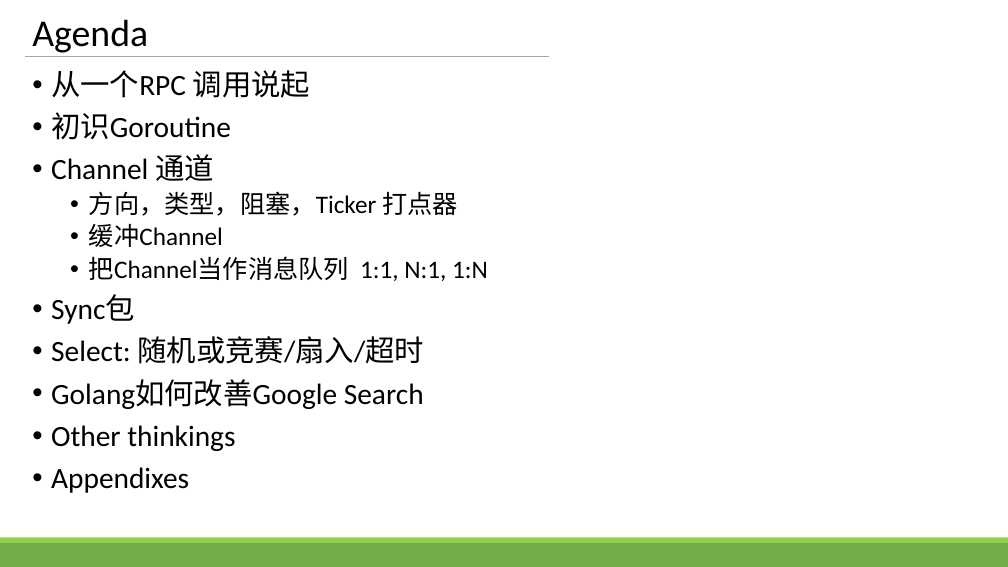
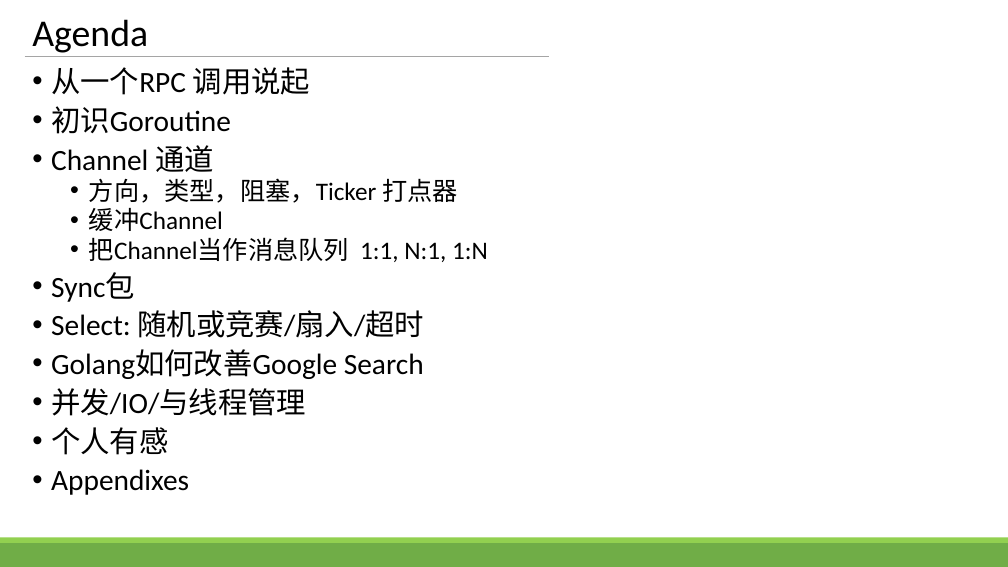
Before and after one commit to zhengbr2/sharing, a slide deck: slide 2 of GolangConcurency.pptx. Drawn at 1008x567 pixels with LibreOffice and Linux fonts; fonts in the diff are those of the drawing. Boxes give left, top, right and bottom in pixels: in the first picture for what was removed or moved away, otherwise in the second. Text is boxed around its words. In the diff, an @@ line names an element or a change of style, - is before the commit and + after.

```diff
--- a/GolangConcurency.pptx
+++ b/GolangConcurency.pptx
@@ text at (51, 67, 488, 495): line spacing 0.9 to 0.8 @@
@@ text at (51, 388, 306, 455): text changed @@
-• Other thinkings
+• 并发/IO/与线程管理
+• 个人有感
```
Also in this commit, not shown: 1 other slide changed, 10 slides added, 2 slides removed.
